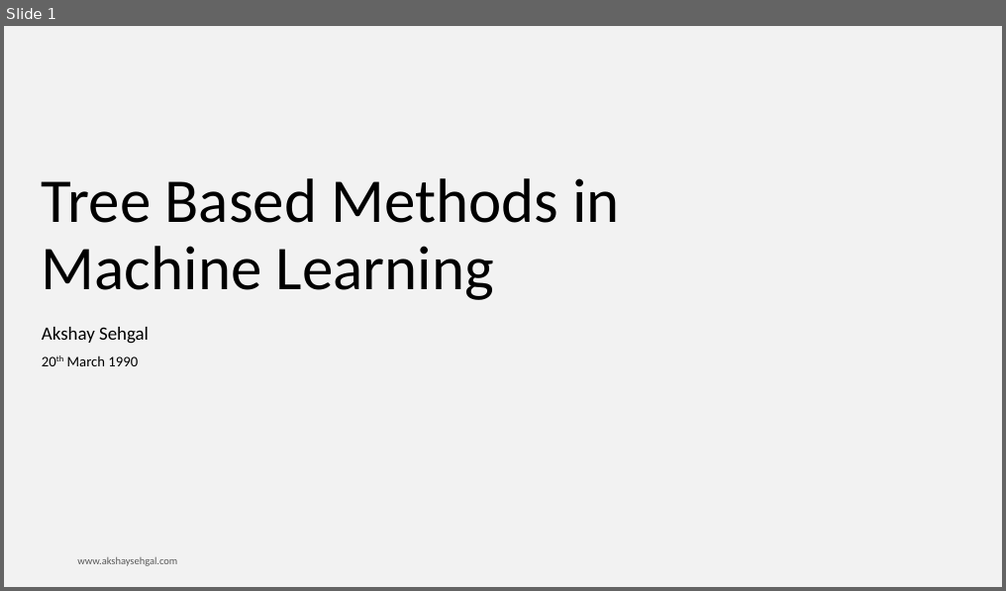
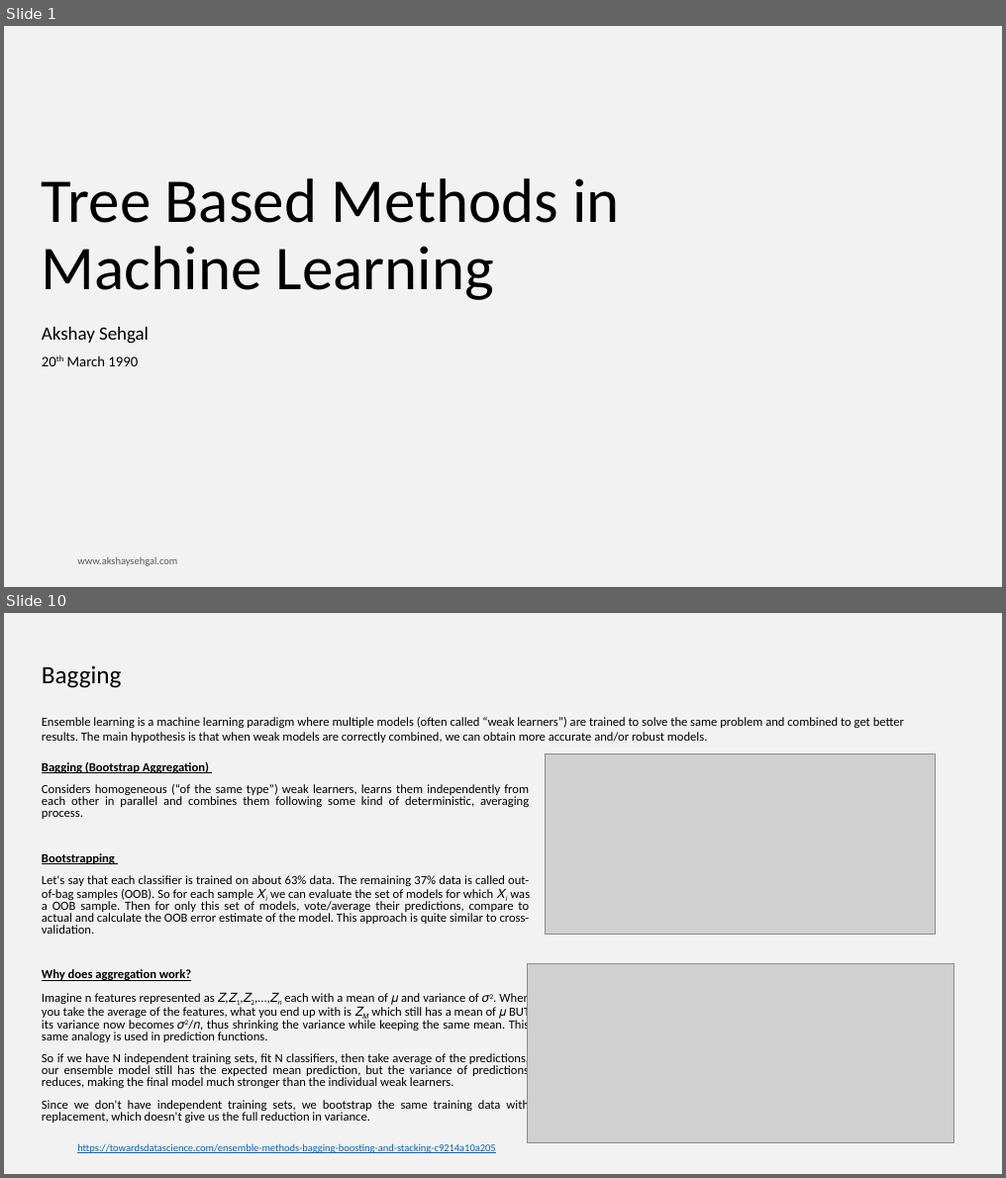
Before and after one commit to RushikeshGholap/Projects, a slide deck: Goal Sheet/ML Book WIP/Tree based methods.pptx. Shown one above the other, each under a label of ours: slide 1 before the commit, slides 1 and 10 after it; the slides between them are not shown. The pictures are 1006x591 and 1006x1178 pixels, drawn with LibreOffice and Linux fonts; fonts in the diff are those of the drawing; grey boxes stand for pictures; background and template pictures are left out. Boxes give left, top, right and bottom in pixels: in the first picture for what was removed or moved away, otherwise in the second. Text is boxed around its words. In the diff, an @@ line names an element or a change of style, - is before the commit and + after.

Commit message:
ensemble

```diff
--- a/Goal Sheet/ML Book WIP/Tree based methods.pptx
+++ b/Goal Sheet/ML Book WIP/Tree based methods.pptx
@@ slide 10 added at (x1=4, y1=613, x2=1002, y2=1174), background #F2F2F2 @@
@@ title added at (x1=42, y1=665, x2=122, y2=688), 24 pt, text #000000 @@
+Bagging
@@ text added at (x1=42, y1=717, x2=904, y2=743), 12 pt, text #000000 @@
+Ensemble learning is a machine learning paradigm where multiple models (often called “weak learners”) are trained to solve the same problem and combined to get better results. The main hypothesis is that when weak models are correctly combined, we can obtain more accurate and/or robust models.
@@ picture added at (x1=545, y1=755, x2=935, y2=934) @@
@@ text added at (x1=42, y1=762, x2=530, y2=1123), 12 pt, text #000000 @@
+Bagging (Bootstrap Aggregation)
+Considers homogeneous (“of the same type”) weak learners, learns them independently from each other in parallel and combines them following some kind of deterministic, averaging process.
+Bootstrapping
+Let's say that each classifier is trained on about 63% data. The remaining 37% data is called out-of-bag samples (OOB). So for each sample 𝑋𝑖 we can evaluate the set of models for which 𝑋𝑖 was a OOB sample. Then for only this set of models, vote/average their predictions, compare to actual and calculate the OOB error estimate of the model. This approach is quite similar to cross-validation.
+Why does aggregation work?
+Imagine n features represented as 𝑍,𝑍1,𝑍2,...,𝑍𝑛 each with a mean of 𝜇 and variance of 𝜎2. When you take the average of the features, what you end up with is 𝑍𝑀 which still has a mean of 𝜇 BUT its variance now becomes 𝜎2/𝑛, thus shrinking the variance while keeping the same mean. This same analogy is used in prediction functions.
+So if we have N independent training sets, fit N classifiers, then take average of the predictions, our ensemble model still has the expected mean prediction, but the variance of predictions reduces, making the final model much stronger than the individual weak learners.
+Since we don't have independent training sets, we bootstrap the same training data with replacement, which doesn't give us the full reduction in variance.
@@ picture added at (x1=528, y1=964, x2=954, y2=1144) @@
@@ text added at (x1=77, y1=1144, x2=495, y2=1154), 10 pt, text #0563C1, underline @@
+https://towardsdatascience.com/ensemble-methods-bagging-boosting-and-stacking-c9214a10a205
```
Also in this commit, not shown: 1 slide changed, 10 other slides added, 1 slide removed, 2 other files.
